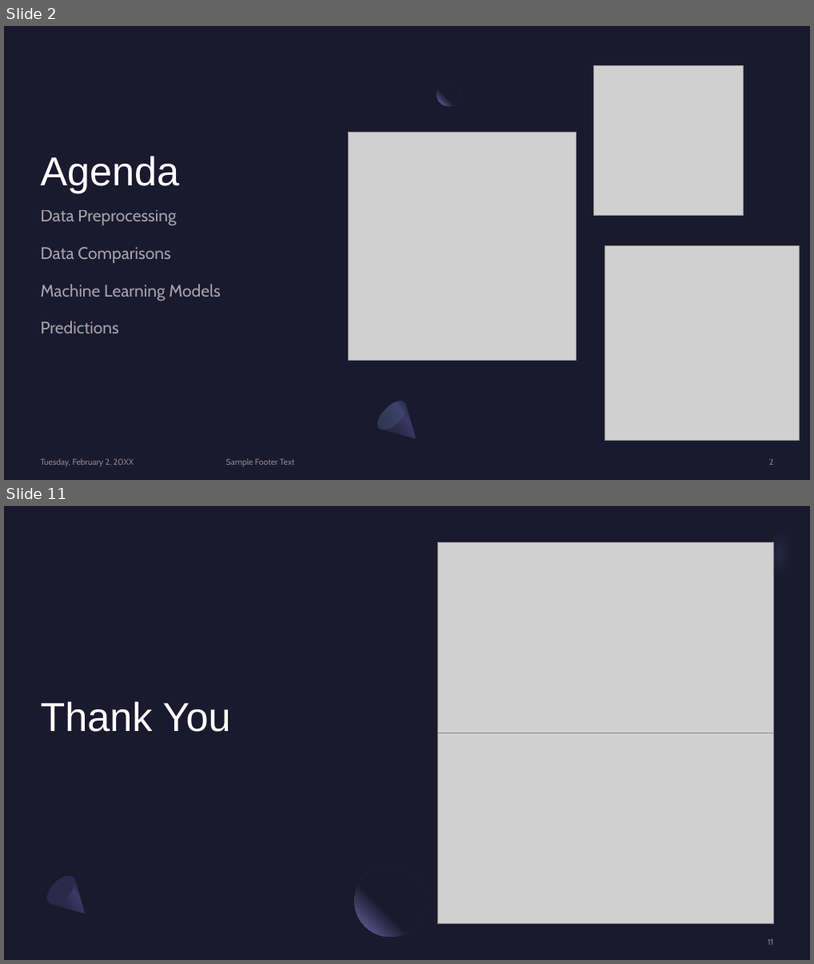
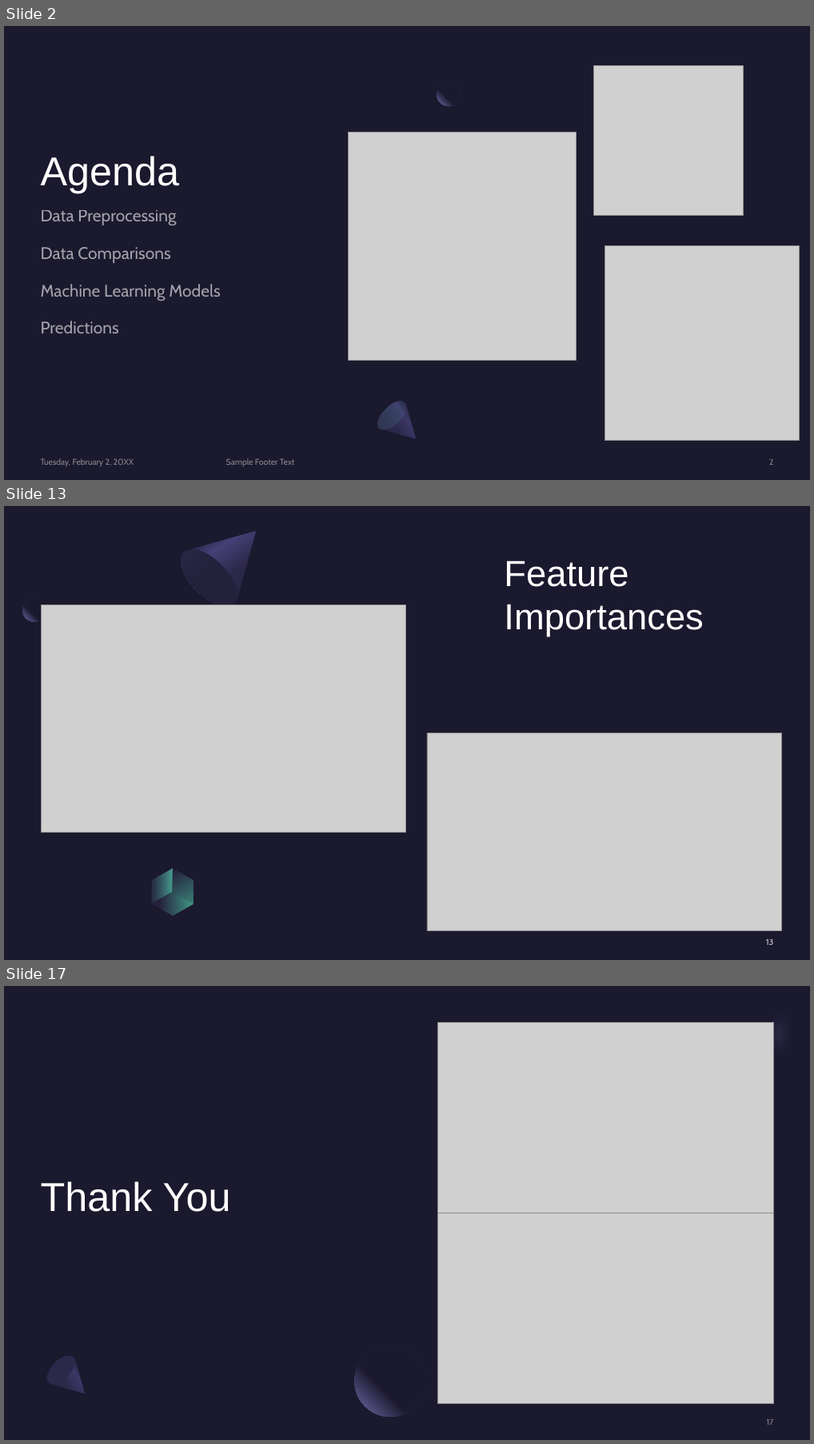
Before and after one commit to andrew-voortman/ML_Loan_Prediction_Model, a slide deck: Machine Learning Loan Predictions PP.pptx. Shown one above the other, each under a label of ours: slides 2 and 11 before the commit, slides 2, 13 and 17 after it; the slides between them are not shown. The pictures are 814x964 and 814x1444 pixels, drawn with LibreOffice and Linux fonts; fonts in the diff are those of the drawing; grey boxes stand for pictures. Boxes give left, top, right and bottom in pixels: in the first picture for what was removed or moved away, otherwise in the second. Text is boxed around its words. In the diff, an @@ line names an element or a change of style, - is before the commit and + after.

```diff
--- a/Machine Learning Loan Predictions PP.pptx
+++ b/Machine Learning Loan Predictions PP.pptx
@@ slide 13 added at (x1=4, y1=506, x2=810, y2=960), background #1B192E @@
@@ rectangle added at (x1=4, y1=506, x2=810, y2=960), fill #1B192E @@
@@ freeform shape added at (x1=171, y1=506, x2=281, y2=616), fill gradient #2C284A to #454075 to #1B192E @@
@@ freeform shape added at (x1=702, y1=506, x2=810, y2=614), fill gradient #2C284A to #454075 to #1B192E @@
@@ ellipse added at (x1=171, y1=540, x2=247, y2=616), fill gradient #23213C to #2C284A @@
@@ title added at (x1=504, y1=560, x2=703, y2=637), 43.2 pt, text #FFFFFF @@
+Feature Importances
@@ ellipse added at (x1=22, y1=598, x2=46, y2=621), fill gradient #1B192E to #7771B2 @@
@@ picture added at (x1=41, y1=604, x2=406, y2=832) @@
@@ picture added at (x1=427, y1=733, x2=782, y2=931) @@
@@ freeform shape added at (x1=11, y1=840, x2=149, y2=960), fill #7771B2 at 40% opacity @@
@@ freeform shape added at (x1=162, y1=862, x2=204, y2=910), fill gradient #2C284A to #5BEFC1 @@
@@ freeform shape added at (x1=142, y1=868, x2=182, y2=904), fill gradient #2C284A to #5BEFC1 @@
@@ freeform shape added at (x1=152, y1=886, x2=194, y2=921), fill gradient #2C284A to #5BEFC1 @@
@@ page number added at (x1=766, y1=939, x2=774, y2=944), 10 pt, text #FFFFFF at 80% opacity @@
+13
@@ what was slide 11 is now slide 17 @@
@@ page number at (x1=767, y1=1419, x2=774, y2=1424): text changed @@
-11
+17
```
Also in this commit, not shown: 6 slides changed, 7 other slides added, 2 slides removed.
